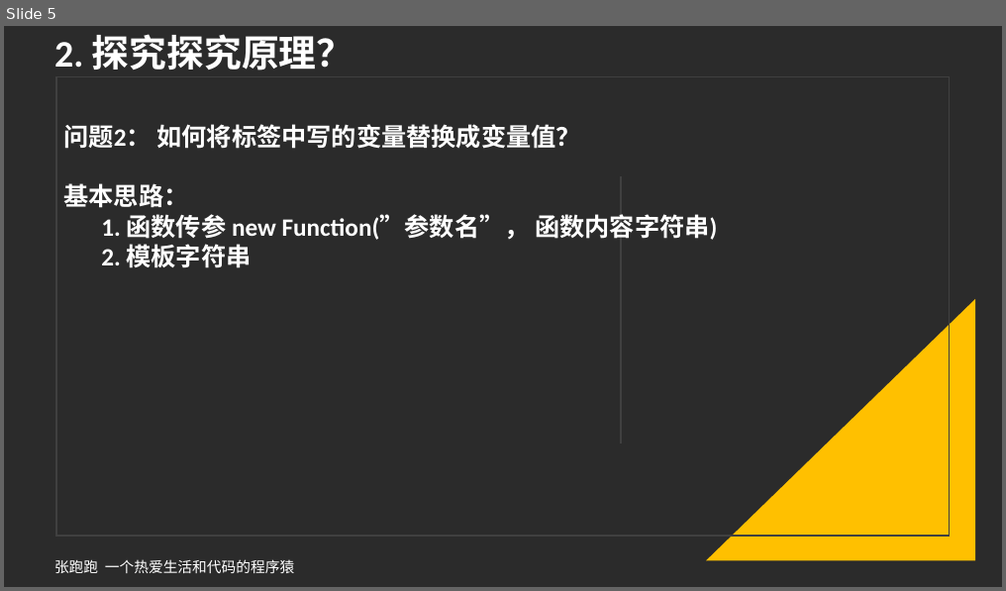
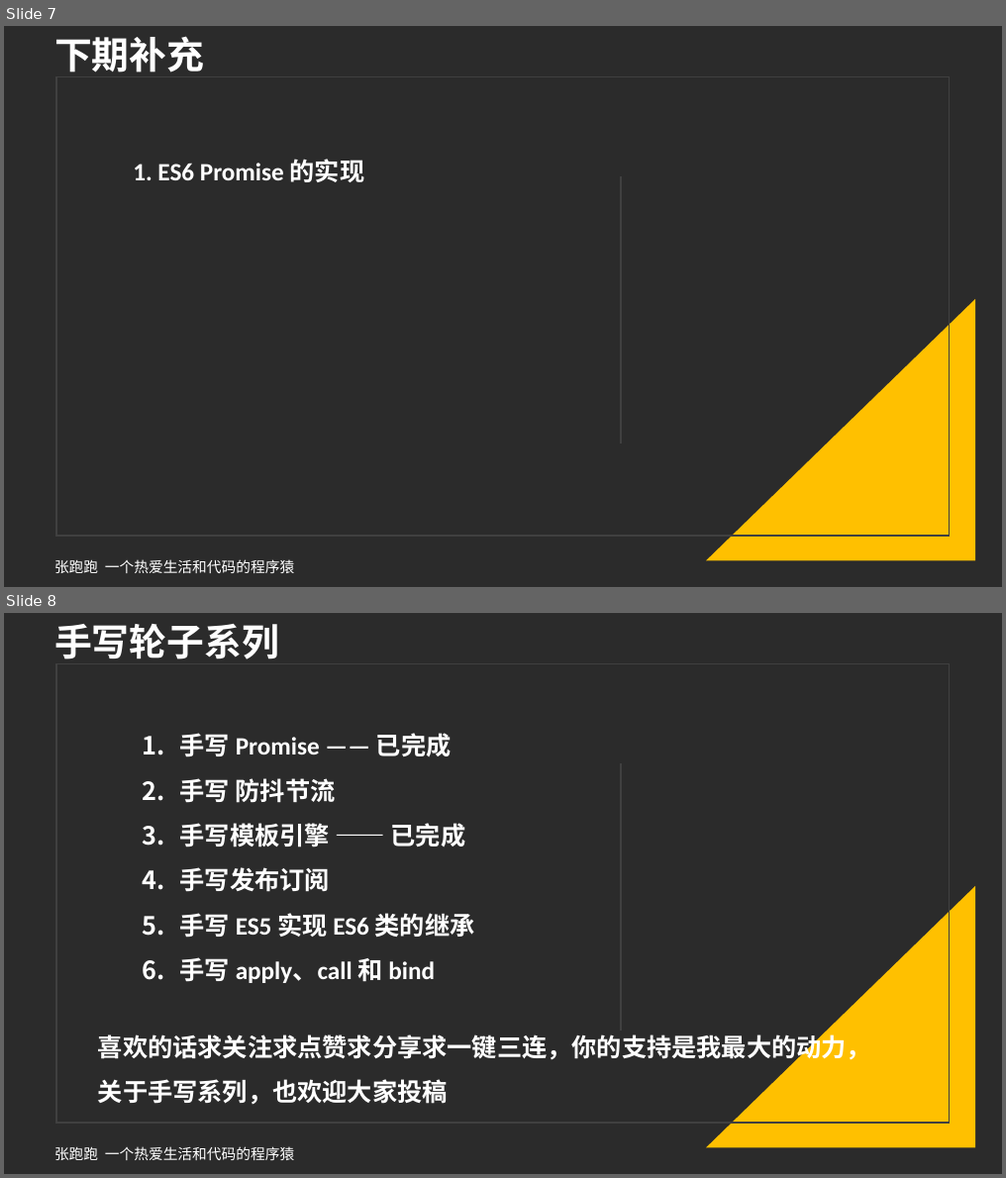
Before and after one commit to zhangpaopao0609/magic-wheel, a slide deck: 01-promise-2021/聊聊 Promise-手写完整的 Promise.pptx. Shown one above the other, each under a label of ours: slide 5 before the commit, slides 7 and 8 after it. The pictures are 1006x591 and 1006x1178 pixels, drawn with LibreOffice and Linux fonts; fonts in the diff are those of the drawing; background and template pictures are left out; a plain dark background stands for a picture behind light text. Boxes give left, top, right and bottom in pixels: in the first picture for what was removed or moved away, otherwise in the second. Text is boxed around its words. In the diff, an @@ line names an element or a change of style, - is before the commit and + after.

Commit message:
feat: promise ppt

```diff
--- a/01-promise-2021/聊聊 Promise-手写完整的 Promise.pptx
+++ b/01-promise-2021/聊聊 Promise-手写完整的 Promise.pptx
@@ slide 8 added at (4, 613, 1002, 1174), background picture (left out) @@
@@ rectangle added at (4, 613, 1002, 1174), fill #FFFFFF @@
@@ text added at (54, 624, 279, 660), 36 pt, text #FFFFFF, bold @@
+手写轮子系列
@@ rectangle added at (56, 663, 949, 1123), outline #404040 1.5 pt @@
@@ text added at (180, 733, 475, 983), 24 pt, text #FFFFFF, bold @@
+1. 手写 Promise —— 已完成
+2. 手写 防抖节流
+3. 手写模板引擎 —— 已完成
+4. 手写发布订阅
+5. 手写 ES5 实现 ES6 类的继承
+6. 手写 apply、call 和 bind
@@ line added from (621, 765) to (621, 1030), #404040 1.5 pt @@
@@ right triangle added at (706, 886, 976, 1149), fill #FFC000 @@
@@ text added at (98, 1031, 871, 1105), 24 pt, text #FFFFFF, bold @@
+喜欢的话求关注求点赞求分享求一键三连，你的支持是我最大的动力，
+关于手写系列，也欢迎大家投稿
@@ text added at (54, 1147, 294, 1160), 14 pt, text #FFFFFF @@
+张跑跑 一个热爱生活和代码的程序猿
@@ what was slide 5 is now slide 7 @@
@@ slide 7 changed as well @@
@@ title removed at (54, 34, 354, 71) @@
-2. 探究探究原理？
@@ text added at (54, 36, 204, 73), 36 pt, text #FFFFFF, bold @@
+下期补充
@@ text at (133, 159, 365, 182): text changed @@
-问题2： 如何将标签中写的变量替换成变量值？
-基本思路：
-1. 函数传参 new Function(”参数名”， 函数内容字符串)
-2. 模板字符串
+1. ES6 Promise 的实现
```
Also in this commit, not shown: 4 other slides changed, 2 other slides added, 1 slide removed.
